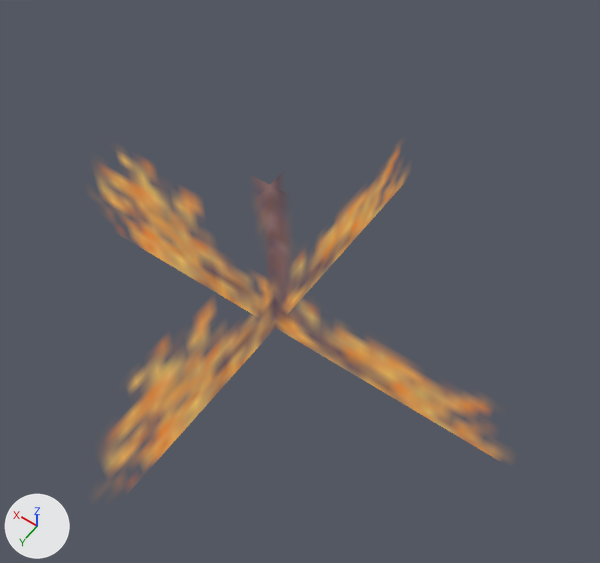
Renders of the glTF model Assets/UnityEve/Art/Models/retro-urban/tree-small.glb from each side of a commit.
Both versions are drawn from a 50 mm camera at (-0.44, 0.554, 1.015) aimed at (-0.04, -0.006, 0.135). The axes (+X, +Y, +Z) are drawn at lower left. The lights are the same throughout. The first picture is the older version. Vertices at exactly the same position are counted once.

In view in the first picture: 'tree-small'.
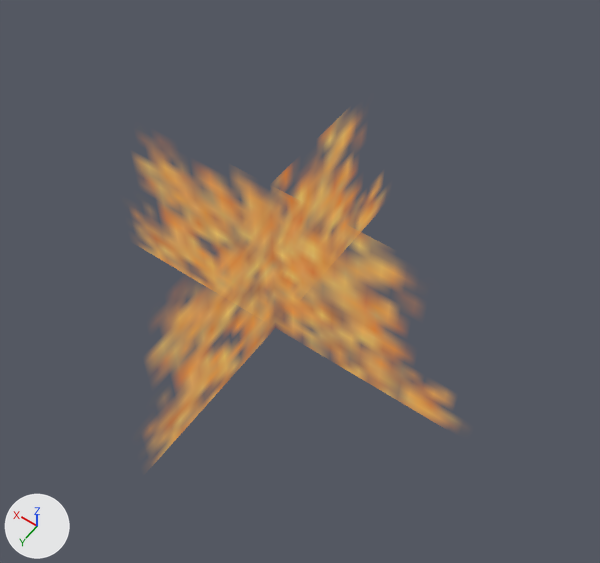
Where the change shows, as pixel boxes [x1, y1, x2, y2] in the pictures (600 x 563 px):
part 1 of me_tree_small, surface changed: before [102, 152, 495, 468]; after [139, 121, 448, 459]

The change, as a diff of the scene's bpy script:
```diff
--- a/Assets/UnityEve/Art/Models/retro-urban/tree-small.glb.py
+++ b/Assets/UnityEve/Art/Models/retro-urban/tree-small.glb.py
@@ me_tree_small @@
 me_tree_small.from_pydata(...)  # 10 vertices, 8 faces; spans x -0.39..0.39, y -0.39..0.39, z 0.0..0.3
 # used by ob_tree_small; location = (0.0, 0.0, 0.0)
+# me_tree_small part 1: 8 kept faces spanning x -0.39..0.39, y -0.39..0.39, z 0.0..0.3 get new texture (UV) coordinates
 me_tree_small.materials.append(mat_treea)
```
